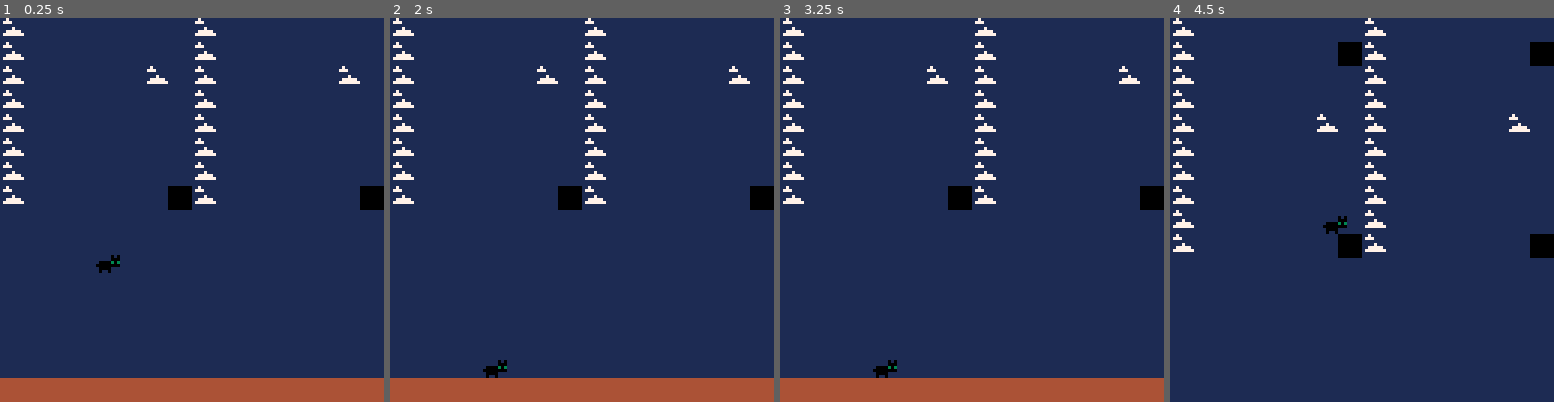
Above: before the commit, frames 1-4 (left to right).
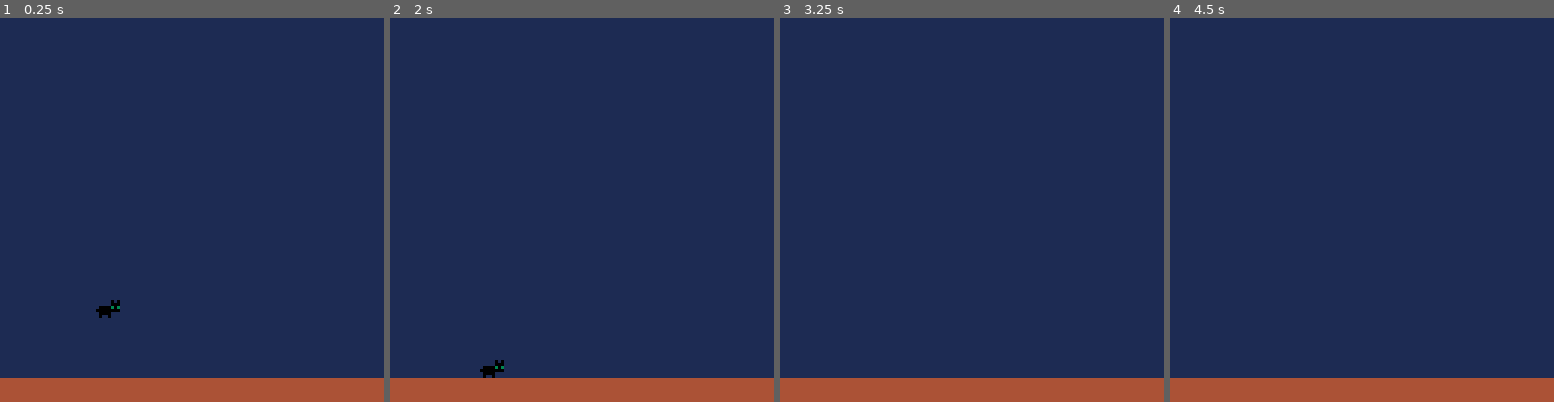
Above: after the commit, the same moments.

Repository: Prakkkmak/pip
Game: PICO-8 cartridge pip.p8
The game is run twice, just before and just after one commit, with the same random seed, the same clock (stepped at 60 frames per second) and the same inputs.
Inputs:
- Up to frame 1 (0.25 s): no input
- Up to frame 2 (2 s): hold Left from 1.97 s (still down)
- Up to frame 3 (3.25 s): release Left at 2.37 s; hold Right from 2.87 s (still down)
- Up to frame 4 (4.5 s): release Right at 3.53 s; hold Up 3.58-4.08 s; hold Right from 4.13 s (still down)

The runs differ from the first frame. In frame 1, 3.0% of the frame differs, in the area x 0-100%, y 0-79%; in frame 2, 2.8%; in frame 3, 2.8%; in frame 4, 10%, in the area x 0-100%, y 0-100%.

Commit message:
Improve speed

Diff:
--- a/pip.p8
+++ b/pip.p8
@@ -41,22 +41,22 @@
 0000000000000000000000000000000000010100000000000000000000000000000000000000000000000000000000000000000000000000000000000000000000000000000000000000000000000000000000000000000000000000000000000000000000000000000000000000000000000000000000000000000000000000
 0000000000000000000000000000000000000000000000000000000000000000000000000000000000000000000000000000000000000000000000000000000000000000000000000000000000000000000000000000000000000000000000000000000000000000000000000000000000000000000000000000000000000000
 __map__
-0101010101010101010101010101010108010101010101010101010101010101000000000000000000000000000000120000000000000000000000000000000000000000000000000000000000000000000000000000000000000000000000000000000000000000000000000000000000000000000000000000000000000000
-0101010101010101010101010101010108010101010101010101010101010101000000020000000000000000000000120000000000000000000000000000000000000000000000000000000000000000000000000000000000000000000000000000000000000000000000000000000000000000000000000000000000000000
-0101010101010101010101010101010108010101010108010101010101010101000000020202020202020202000000120000000000000000000000000000000000000000000000000000000000000000000000000000000000000000000000000000000000000000000000000000000000000000000000000000000000000000
-0101010101010101010101010101010108010101010101010101010101010112000000000002020202020200000000120000000000000000000000000000000000000000000000000000000000000000000000000000000000000000000000000000000000000000000000000000000000000000000000000000000000000000
-0101010101010101010101010101010108010101010101010101010101010112000000000202020202020202020202120000000000000000000000000000000000000000000000000000000000000000000000000000000000000000000000000000000000000000000000000000000000000000000000000000000000000000
-0101010101010101010101010101010108010101010101010101010102010112001212121212120000000000020200120000000000000000000000000000000000000000000000000000000000000000000000000000000000000000000000000000000000000000000000000000000000000000000000000000000000000000
-0101010101010101010101010101010108010101010101010101000200000112000000000000120000000002000000120000000000000000000000000000000000000000000000000000000000000000000000000000000000000000000000000000000000000000000000000000000000000000000000000000000000000000
-1111111111111111111111111111111108010101011201000000020000000112000000121212120000000200000000120000000000000000000000000000000000000000000000000000000000000000000000000000000000000000000000000000000000000000000000000000000000000000000000000000000000000000
-0101010101010101010101010101010108000012000000000002000000000012000000120000120000020000000000120000000000000000000000000000000000000000000000000000000000000000000000000000000000000000000000000000000000000000000000000000000000000000000000000000000000000000
-0101010101010101010101030101010108000012121212000202000000000012000000121212120002020000000000120000000000000000000000000000000000000000000000000000000000000000000000000000000000000000000000000000000000000000000000000000000000000000000000000000000000000000
-0101011201120101010112031201010108000000000000000200000000000012000000000012120002000000000000120000000000000000000000000000000000000000000000000000000000000000000000000000000000000000000000000000000000000000000000000000000000000000000000000000000000000000
-0101010101010103030303030101010108000002020202000202000000000012000012121212020002020000000000120000000000000000000000000000000000000000000000000000000000000000000000000000000000000000000000000000000000000000000000000000000000000000000000000000000000000000
-0101030303030303010112011201010108000002020002020000000000000012000000020200020200000000000000120000000000000000000000000000000000000000000000000000000000000000000000000000000000000000000000000000000000000000000000000000000000000000000000000000000000000000
-0101010101010101010101010101010108000000020202000000000000000012000000000000000000000000000000020000000000000000000000000000000000000000000000000000000000000000000000000000000000000000000000000000000000000000000000000000000000000000000000000000000000000000
-0101010101010101010101120101010108000000000000000000000000000012000000000000000000000000000002020000000000000000000000000000000000000000000000000000000000000000000000000000000000000000000000000000000000000000000000000000000000000000000000000000000000000000
-0101010101010101010101010101010112121212121212121212121212121212020202020202020202020202020202000000000000000000000000000000000000000000000000000000000000000000000000000000000000000000000000000000000000000000000000000000000000000000000000000000000000000000
+0101010101010101010101010101010101010101010101010101010101010101000000000000000000000000000000000000000000000000000000000000000000000000000000000000000000000000000000000000000000000000000000000000000000000000000000000000000000000000000000000000000000000000
+0101010101010101010101010101010101010101010101010101010101010101000000000000000000000000000000000000000000000000000000000000000000000000000000000000000000000000000000000000000000000000000000000000000000000000000000000000000000000000000000000000000000000000
+0101010101010101010101010101010101010112011201010101120112010101000000000000000000000000000000000000000000000000000000000000000000000000000000000000000000000000000000000000000000000000000000000000000000000000000000000000000000000000000000000000000000000000
+0101010101010101010101010101010101010101010101010101010101010101000000000000000000000000000000000000000000000000000000000000000000000000000000000000000000000000000000000000000000000000000000000000000000000000000000000000000000000000000000000000000000000000
+0101010101010101010101010101010101010101010101010101120112010101000000000000000000000000000000000000000000000000000000000000000000000000000000000000000000000000000000000000000000000000000000000000000000000000000000000000000000000000000000000000000000000000
+0101010101010101010101010101010101010101010101010101010101010101000000000000000000000000000000000000000000000000000000000000000000000000000000000000000000000000000000000000000000000000000000000000000000000000000000000000000000000000000000000000000000000000
+0101010101010101010101010101010101010101010101010101011201010101000000000000000000000000000000000000000000000000000000000000000000000000000000000000000000000000000000000000000000000000000000000000000000000000000000000000000000000000000000000000000000000000
+1111111111111111111111111111111101010101010101010101010101010101000000000000000000000000000000000000000000000000000000000000000000000000000000000000000000000000000000000000000000000000000000000000000000000000000000000000000000000000000000000000000000000000
+0101010101010101010101010101010100000000000000000000000000000000000000000000000000000000000000000000000000000000000000000000000000000000000000000000000000000000000000000000000000000000000000000000000000000000000000000000000000000000000000000000000000000000
+0101010101010101010101010101010100000000000000000000000000000000000000000000000000000000000000000000000000000000000000000000000000000000000000000000000000000000000000000000000000000000000000000000000000000000000000000000000000000000000000000000000000000000
+0101011201120101010112011201010100000000000000000000000000000000000000000000000000000000000000000000000000000000000000000000000000000000000000000000000000000000000000000000000000000000000000000000000000000000000000000000000000000000000000000000000000000000
+0101010101010101010101010101010100000000000000000000000000000000000000000000000000000000000000000000000000000000000000000000000000000000000000000000000000000000000000000000000000000000000000000000000000000000000000000000000000000000000000000000000000000000
+0101010101010101010112011201010100000000000000000000000000000000000000000000000000000000000000000000000000000000000000000000000000000000000000000000000000000000000000000000000000000000000000000000000000000000000000000000000000000000000000000000000000000000
+0101010101010101010101010101010100000000000000000000000000000000000000000000000000000000000000000000000000000000000000000000000000000000000000000000000000000000000000000000000000000000000000000000000000000000000000000000000000000000000000000000000000000000
+0101010101010101010101120101010100000000000000000000000000000000000000000000000000000000000000000000000000000000000000000000000000000000000000000000000000000000000000000000000000000000000000000000000000000000000000000000000000000000000000000000000000000000
+0101010101010101010101010101010100000000000000000000000000000000000000000000000000000000000000000000000000000000000000000000000000000000000000000000000000000000000000000000000000000000000000000000000000000000000000000000000000000000000000000000000000000000
 
 
 
--- a/src/chunk.lua
+++ b/src/chunk.lua
@@ -1,5 +1,6 @@
 chtls = 8
 chpx = chtls * 8
+bank_size_col = 128 / chtls
 
 chunk = {}
 chunk.current = 0
@@ -16,8 +17,6 @@
 	local sy = -row * chpx
 
 	local chid = chunk[index]
-
-	local bank_size_col = 128 / chtls
 
 	local bank_col = chid % bank_size_col
 	local bank_row = flr(chid / bank_size_col)
@@ -36,8 +35,8 @@
 
 	local chid = chunk[index]
 	if (chid == nil) return false
-	local bank_col = chid % 2
-	local bank_row = chid / 2
+	local bank_col = chid % bank_size_col
+	local bank_row = flr(chid / bank_size_col)
 
 	local tx = (bank_col * chtls) + tx % chtls
 	local ty = (bank_row * chtls) + ty % chtls
--- a/src/player.lua
+++ b/src/player.lua
@@ -1,10 +1,11 @@
 -- Constants
 gravity = 1
 tsize = 8
-accel = 1
-jforce = 2
-fric = 1
-max_spd = 4
+accel = 1.5
+jforce = 7
+fric = 0.5
+max_spd = 3
+max_fall = 8
 -- Sprites
 idle = 49
 
@@ -45,6 +46,12 @@
 	return target
 end
 
+function player.on_floor()
+	if player.y % tsize > 0 then return false end
+	down_ty = player.y / tsize + 1
+	return chunk.solid(flr(player.x / tsize), down_ty) or chunk.solid(flr(player.x / tsize) + 1, down_ty)
+end
+
 function player.move()
 	local tx = player.x
 	local ty = player.y
@@ -52,12 +59,14 @@
 	if (btn(0)) speed.x -= accel
 	if (btn(1)) speed.x += accel
 	tx += speed.x
+	local tx0 = tx
 	tx = player.collide(tx, player.x, player.y, 0)
-
-	if (btn(2)) speed.y -= jforce
+	if (tx != tx0) speed.x = 0
+	if (btn(2) and player.on_floor()) speed.y -= jforce
 	ty += speed.y
+	local ty0 = ty
 	ty = player.collide(ty, player.y, tx, 1)
-
+	if (ty != ty0) speed.y = 0
 	player.x = tx
 	player.y = ty
 end
@@ -68,9 +77,9 @@
 
 	-- Friction
 	if speed.x > 0 then
-		speed.x = min(speed.x - fric, 0)
+		speed.x = max(speed.x - fric, 0)
 	elseif speed.x < 0 then
-		speed.x = max(speed.x + fric, 0)
+		speed.x = min(speed.x + fric, 0)
 	end
 end
 
@@ -78,7 +87,7 @@
 	player.move()
 	player.apply_nat_forces()
 	speed.x = mid(-max_spd, speed.x, max_spd)
-	speed.y = mid(-max_spd, speed.y, max_spd / 2)
+	speed.y = mid(-max_fall, speed.y, max_fall)
 end
 
 function player.draw()
